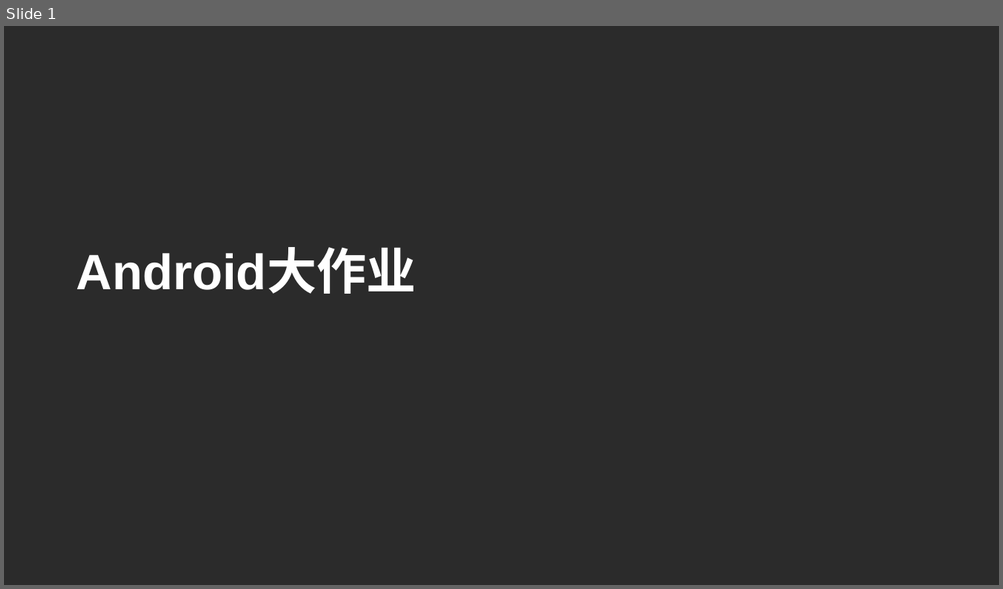
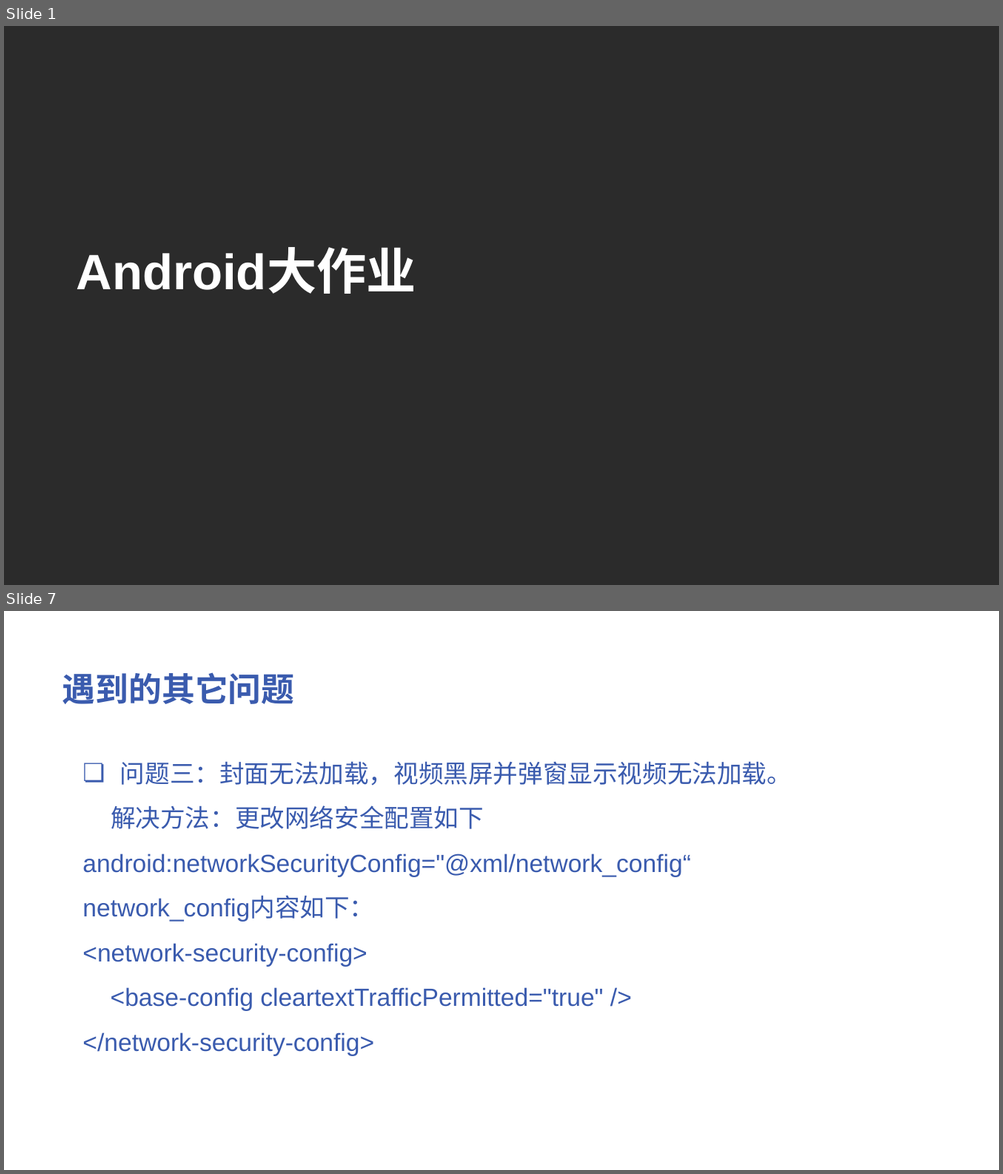
Before and after one commit to h-weijie/FinalWork, a slide deck: Android大作业.pptx. Shown one above the other, each under a label of ours: slide 1 before the commit, slides 1 and 7 after it; the slides between them are not shown. The pictures are 1003x589 and 1003x1174 pixels, drawn with LibreOffice and Linux fonts; fonts in the diff are those of the drawing; background and template pictures are left out; a plain dark background stands for a picture behind light text. Boxes give left, top, right and bottom in pixels: in the first picture for what was removed or moved away, otherwise in the second. Text is boxed around its words. In the diff, an @@ line names an element or a change of style, - is before the commit and + after.

Commit message:
finish Android PPT

```diff
--- a/Android大作业.pptx
+++ b/Android大作业.pptx
@@ slide 7 added at box(4, 611, 999, 1170), background picture (left out) @@
@@ text added at box(62, 672, 295, 704), 24 pt, text #3A5BAE, bold @@
+遇到的其它问题
@@ text added at box(82, 761, 791, 1056), 18 pt, text #3A5BAE @@
+❏ 问题三：封面无法加载，视频黑屏并弹窗显示视频无法加载。
+解决方法：更改网络安全配置如下
+android:networkSecurityConfig="@xml/network_config“
+network_config内容如下：
+<network-security-config>
+<base-config cleartextTrafficPermitted="true" />
+</network-security-config>
```
Also in this commit, not shown: 4 slides changed, 1 other slide added, 1 slide removed.
